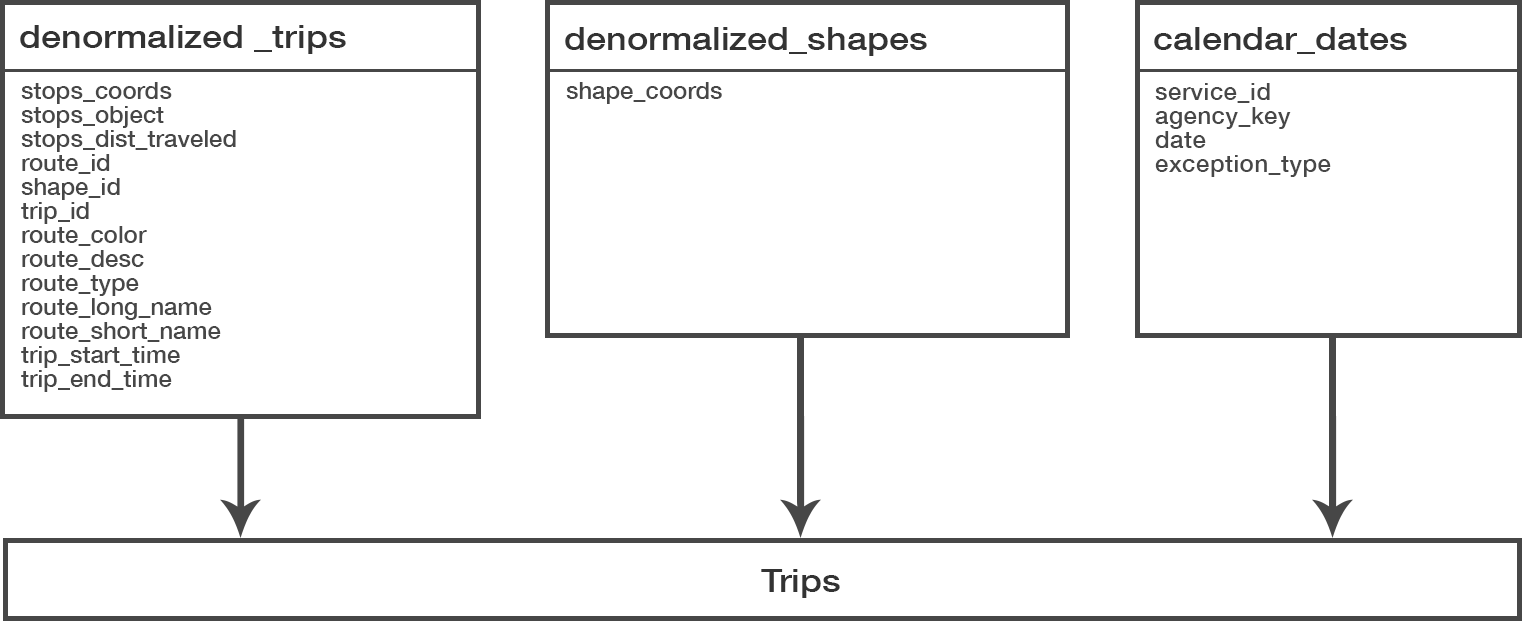
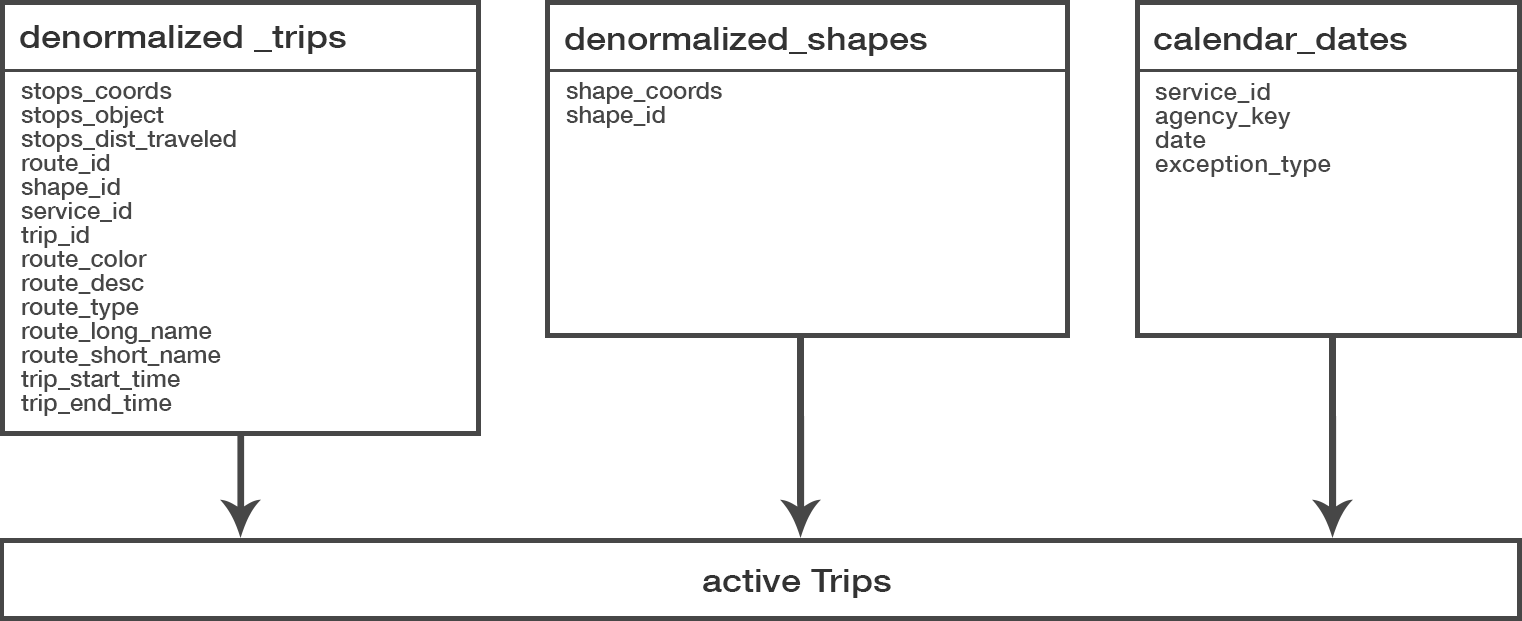
The second 1522 × 621 image is a revision of the first. Changes to its layers:
renamed "shape_coords" to "shape_coords shape_id", painted on it over (x1=566, y1=106, x2=665, y2=128)
painted on "stops_coords stops_object stops_dist_traveled route_id shape_id" over (x1=21, y1=202, x2=221, y2=416)
painted on "Rectangle 1" (3rd of 3, in "Artboard 1" › "Tabellen" › "denorm_trips") over (x1=0, y1=414, x2=481, y2=436)
renamed "Trips" to "active Trips", painted on it over (x1=703, y1=569, x2=891, y2=598)
painted on "Trips rect" over (x1=0, y1=538, x2=8, y2=621)
